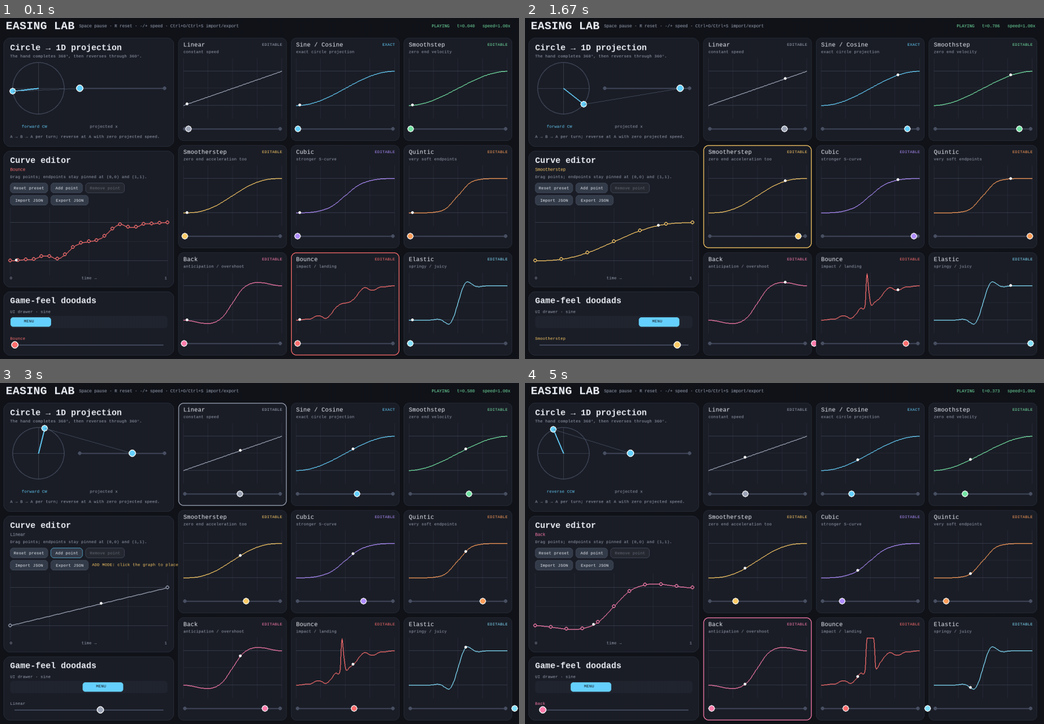
Above: before the commit, frames 1-4 (two rows, left to right).
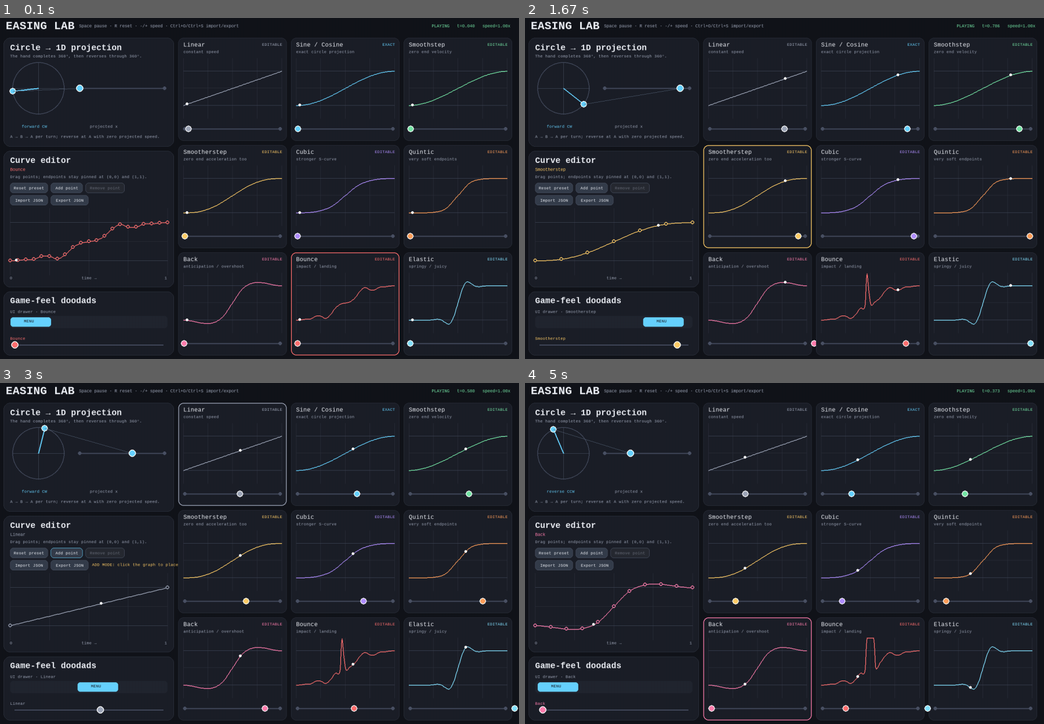
Above: after the commit, the same moments.

Repository: deviousname/easing-lab
Game: pygame game, started from src/easing_lab/__main__.py
Two runs of this game, one before a commit and one after it. Both use one fixed random seed, a clock stepped at 60 frames per second and the inputs below.
Inputs (mouse positions are in pixels of both pictures, inside the frame that each line leads up to):
- Up to frame 1 (0.1 s): no input
- Up to frame 2 (1.67 s): press the mouse at (592, 188) at 0.37 s; move the mouse to (742, 133) at 0.47 s; release the mouse at (898, 79) at 0.6 s; press the mouse at (613, 239) at 0.7 s; move the mouse to (602, 208) at 0.8 s; release the mouse at (597, 178) at 0.93 s; press the mouse at (981, 304) at 1.03 s; move the mouse to (800, 212) at 1.13 s; release the mouse at (618, 123) at 1.27 s; press the mouse at (758, 195) at 1.37 s; move the mouse to (851, 133) at 1.47 s; release the mouse at (950, 69) at 1.6 s
- Up to frame 3 (3 s): press the mouse at (103, 553) at 1.7 s; move the mouse to (83, 546) at 1.8 s; release the mouse at (62, 543) at 1.93 s; press the mouse at (233, 454) at 2.03 s; move the mouse to (316, 567) at 2.13 s; release the mouse at (399, 679) at 2.27 s; press the mouse at (233, 454) at 2.37 s; move the mouse to (264, 546) at 2.47 s; release the mouse at (301, 638) at 2.6 s; press the mouse at (67, 553) at 2.7 s; move the mouse to (124, 515) at 2.8 s; release the mouse at (181, 481) at 2.93 s
- Up to frame 4 (5 s): press the mouse at (867, 454) at 3.03 s; move the mouse to (826, 471) at 3.13 s; release the mouse at (789, 488) at 3.27 s; press the mouse at (592, 553) at 3.37 s; move the mouse to (711, 495) at 3.47 s; release the mouse at (826, 440) at 3.6 s; press the mouse at (867, 669) at 3.7 s; move the mouse to (857, 635) at 3.8 s; release the mouse at (846, 601) at 3.93 s; press the mouse at (628, 553) at 4.03 s; move the mouse to (670, 618) at 4.13 s; release the mouse at (711, 683) at 4.27 s; press the mouse at (613, 604) at 4.37 s; move the mouse to (768, 567) at 4.47 s; release the mouse at (929, 529) at 4.6 s; press the mouse at (758, 669) at 4.7 s; move the mouse to (810, 604) at 4.8 s; release the mouse at (857, 539) at 4.93 s

The runs differ from the first frame. In frame 1, less than 0.1% of the frame differs, in the area x 7-11%, y 85-87%; in frame 2, 0.1%; in frame 3, less than 0.1%; in frame 4, 0.4%, in the area x 2-17%, y 85-91%.

Commit message:
Sync drawer easing and add gameplay GIF

Diff:
--- a/pyproject.toml
+++ b/pyproject.toml
@@ -49,6 +49,7 @@
 exclude = [
   "docs/easing-lab.gif",
   "docs/easing-lab.png",
+  "docs/easing-gauntlet.gif",
   ".github",
   ".pytest-tmp",
   "HOUSEKEEPING-*.md",
--- a/src/easing_lab/app.py
+++ b/src/easing_lab/app.py
@@ -496,12 +496,14 @@
         self._rounded_panel(self.screen, rect, PANEL, 18, (49, 55, 68))
         self._text("Game-feel doodads", (rect.x + 18, rect.y + 12), TEXT, self.font_big)
 
+        preset = self.selected_preset
+        eased_t = self.easing_value(preset, t)
         row_y = rect.y + 49
-        self._text("UI drawer · sine", (rect.x + 18, row_y), MUTED, self.font_tiny)
+        self._text(f"UI drawer · {preset.name}", (rect.x + 18, row_y), MUTED, self.font_tiny)
         background = pygame.Rect(rect.x + 18, row_y + 18, rect.width - 36, 34)
         pygame.draw.rect(self.screen, PANEL_2, background, border_radius=8)
         drawer_width = min(112, background.width // 3)
-        drawer_x = background.x + int((background.width - drawer_width) * PRESETS["sine_in_out"](t))
+        drawer_x = background.x + int((background.width - drawer_width) * eased_t)
         pygame.draw.rect(
             self.screen,
             ACCENT,
@@ -512,13 +514,12 @@
             "MENU", (drawer_x + max(8, drawer_width // 3), background.y + 8), BG, self.font_tiny
         )
 
-        preset = self.selected_preset
         color = PRESET_COLORS[preset.key]
         line_y = rect.bottom - 29
         line_x0 = rect.x + 30
         line_x1 = rect.right - 30
         pygame.draw.line(self.screen, GRID, (line_x0, line_y), (line_x1, line_y), 3)
-        object_x = line_x0 + int((line_x1 - line_x0) * self.easing_value(preset, t))
+        object_x = line_x0 + int((line_x1 - line_x0) * eased_t)
         pygame.draw.circle(self.screen, color, (object_x, line_y), 10)
         pygame.draw.circle(self.screen, WHITE, (object_x, line_y), 10, 2)
         self._text(preset.name, (rect.x + 18, line_y - 24), color, self.font_tiny)
Not shown, changed: README.md
Binary file added: docs/easing-gauntlet.gif
Binary file changed: docs/easing-lab.gif
Not shown, changed: CHANGELOG.md
Not shown, changed: docs/verification.md
